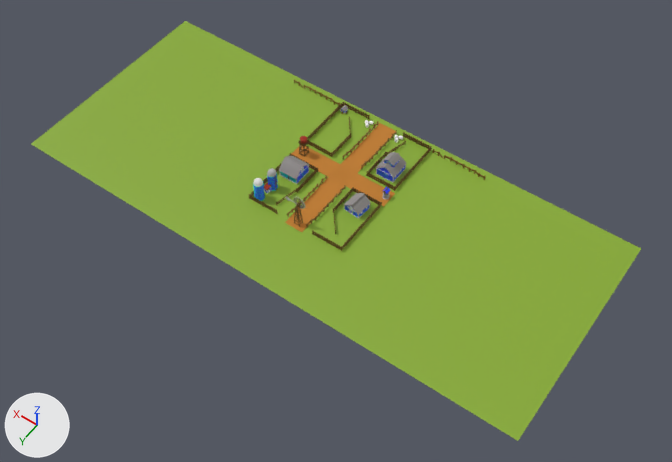
The glTF model public/a-ponte-da-produtividade/models/farm.glb as it was, and as the next commit left it.
Before and after are seen from a camera (50 mm lens) standing at (-45.9, 65.3, 90.2) and looking at (-4.2, 7.0, -1.4). Every picture has the same lights, and +X, +Y and +Z are marked at lower left. The picture after the commit comes second. Where no turn or scale is listed for an object, it has been applied to the vertices. Vertices at exactly the same position are counted once.
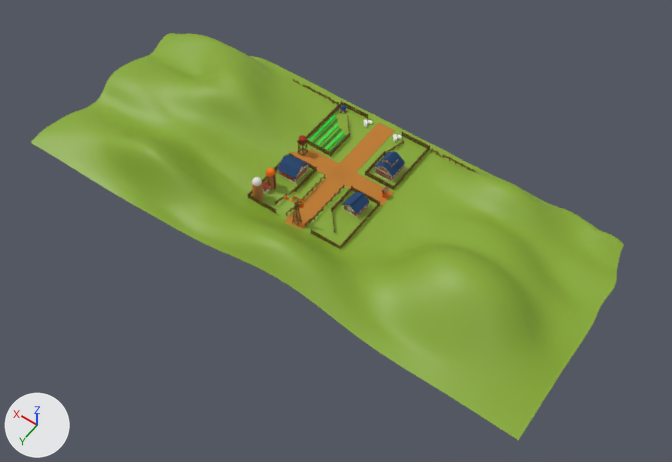
Boxes (x1, y1, x2, y2) around the edits, measured in the pictures (672 x 462 px):
'Plane', reshaped
    before: (31, 21, 641, 441)
    after: (31, 33, 624, 440)
'Object_10', moved
    before: (275, 102, 430, 251)
    after: (273, 101, 429, 249)
'Object_17', recoloured, moved
    before: (279, 106, 407, 215)
    after: (277, 105, 405, 214)
'Object_9', moved
    before: (249, 102, 432, 227)
    after: (248, 101, 430, 225)
'Object_16', recoloured, moved
    before: (254, 109, 405, 217)
    after: (253, 109, 404, 217)
'Object_18', moved
    before: (253, 109, 406, 219)
    after: (252, 108, 404, 218)
'Cube.005', added
    after: (309, 115, 336, 141)
'Куб.018', deleted
    before: (343, 121, 378, 159)
'Куб.019', deleted
    before: (361, 130, 397, 169)
'Cube.004', added
    after: (312, 118, 338, 143)
'Cube.003', added
    after: (316, 124, 339, 146)
'Cube.002', added
    after: (321, 128, 341, 148)
'Cube.001', added
    after: (325, 131, 344, 150)
'Cube', added
    after: (329, 135, 346, 152)

The change, as a diff of the scene's bpy script:
```diff
--- a/public/a-ponte-da-produtividade/models/farm.glb.py
+++ b/public/a-ponte-da-produtividade/models/farm.glb.py
@@ mat_lightred_02 @@
 mat_lightred_02 = principled_material('LightRed_02')
-mat_lightred_02.base_color = (0.0359, 0.0617, 1.0)  # blue #3546ff
+mat_lightred_02.base_color = (0.407, 0.188, 0.0925)  # brown #ab7856
 mat_lightred_02.roughness = 0.827
@@ mat_roofblack_01 @@
 mat_roofblack_01 = principled_material('RoofBlack_01')
-mat_roofblack_01.base_color = (0.281, 0.262, 0.262)  # grey #908c8c
+mat_roofblack_01.base_color = (0.00618, 0.05, 0.161)  # dark blue #123f70
 mat_roofblack_01.roughness = 0.827
@@ me_plane @@
-me_plane.from_pydata(...)  # 4 vertices, 2 faces; spans x -36.5..36.5, y -15.4..15.4, z 0.0
+me_plane.from_pydata(...)  # 16641 vertices, 32768 faces; spans x -36.5..36.5, y -15.9..15.5, z -1.3..6.3
+# me_plane part 1: 4 vertices removed from x -36.5..36.5, y -15.4..15.4, z 0.0; 16641 vertices added at x -36.5..36.5, y -15.9..15.5, z -1.3..6.3
 me_plane.materials.append(mat_material_002)
@@ ob_object_10 @@
 ob_object_10 = bpy.data.objects.new('Object_10', me_object_8)
-ob_object_10.location = (0.0, 0.0, -0.4)
+ob_object_10.location = (0.2, 0.0, -0.4)
@@ ob_object_16 @@
 ob_object_16 = bpy.data.objects.new('Object_16', me_object_14)
-ob_object_16.location = (0.0, 0.0, -0.4)
+ob_object_16.location = (0.2, 0.0, -0.4)
@@ ob_object_17 @@
 ob_object_17 = bpy.data.objects.new('Object_17', me_object_15)
-ob_object_17.location = (0.0, 0.0, -0.4)
+ob_object_17.location = (0.2, 0.0, -0.4)
@@ ob_object_18 @@
 ob_object_18 = bpy.data.objects.new('Object_18', me_object_16)
-ob_object_18.location = (0.0, 0.0, -0.4)
+ob_object_18.location = (0.2, 0.0, -0.4)
@@ ob_object_9 @@
 ob_object_9 = bpy.data.objects.new('Object_9', me_object_7)
-ob_object_9.location = (0.0, 0.0, -0.4)
+ob_object_9.location = (0.2, 0.0, -0.4)
@@ ob_куб_018 @@
-ob_куб_018 = bpy.data.objects.new('Куб.018', me_куб_009)
@@ ob_куб_019 @@
-ob_куб_019 = bpy.data.objects.new('Куб.019', me_куб_013)
@@ ob_cube_005 @@
+ob_cube_005 = bpy.data.objects.new('Cube.005', me_cube_005)  # a box spanning x -1.0..1.0, y -1.0..1.0, z -1.0..1.0; in mat_material_001 (green #02e748)
+ob_cube_005.location = (6.7, -5.2, 0.0)
+ob_cube_005.rotation_euler = (0.0, -3.142, 0.0)  # degrees (0, -180, 0)
+ob_cube_005.scale = (-0.145, -3.0, -0.145)
@@ ob_cube_004 @@
+ob_cube_004 = bpy.data.objects.new('Cube.004', me_cube_004)  # a box spanning x -1.0..1.0, y -1.0..1.0, z -1.0..1.0; in mat_материал_013 (green #008a11)
+ob_cube_004.location = (6.1, -5.0, 0.0)
+ob_cube_004.rotation_euler = (0.0, -3.142, 0.0)  # degrees (0, -180, 0)
+ob_cube_004.scale = (-0.145, -2.79, -0.145)
@@ ob_cube_003 @@
+ob_cube_003 = bpy.data.objects.new('Cube.003', me_cube_005.copy())
+ob_cube_003.location = (5.4, -4.6, 0.0)
+ob_cube_003.rotation_euler = (0.0, -3.142, 0.0)  # degrees (0, -180, 0)
+ob_cube_003.scale = (-0.145, -2.39, -0.145)
@@ ob_cube_002 @@
+ob_cube_002 = bpy.data.objects.new('Cube.002', me_cube_002)  # a box spanning x -1.0..1.0, y -1.0..1.0, z -1.0..1.0; in mat_материал_013 (green #008a11)
+ob_cube_002.location = (4.7, -4.4, 0.0)
+ob_cube_002.rotation_euler = (0.0, -3.142, 0.0)  # degrees (0, -180, 0)
+ob_cube_002.scale = (-0.145, -2.1, -0.145)
@@ ob_cube_001 @@
+ob_cube_001 = bpy.data.objects.new('Cube.001', me_cube_005.copy())
+ob_cube_001.location = (4.0, -4.3, 0.0)
+ob_cube_001.rotation_euler = (0.0, -3.142, 0.0)  # degrees (0, -180, 0)
+ob_cube_001.scale = (-0.145, -1.98, -0.145)
@@ ob_cube @@
+ob_cube = bpy.data.objects.new('Cube', me_cube)  # a box spanning x -1.0..1.0, y -1.0..1.0, z -1.0..1.0; in mat_материал_013 (green #008a11)
+ob_cube.location = (3.4, -4.1, 0.0)
+ob_cube.rotation_euler = (0.0, -3.142, 0.0)  # degrees (0, -180, 0)
+ob_cube.scale = (-0.145, -1.84, -0.145)
```
